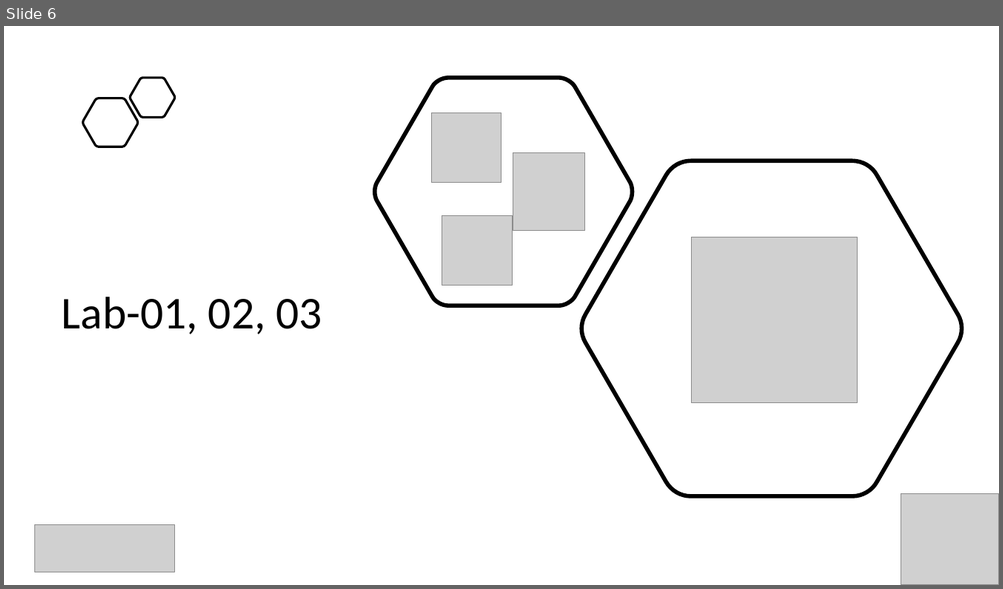
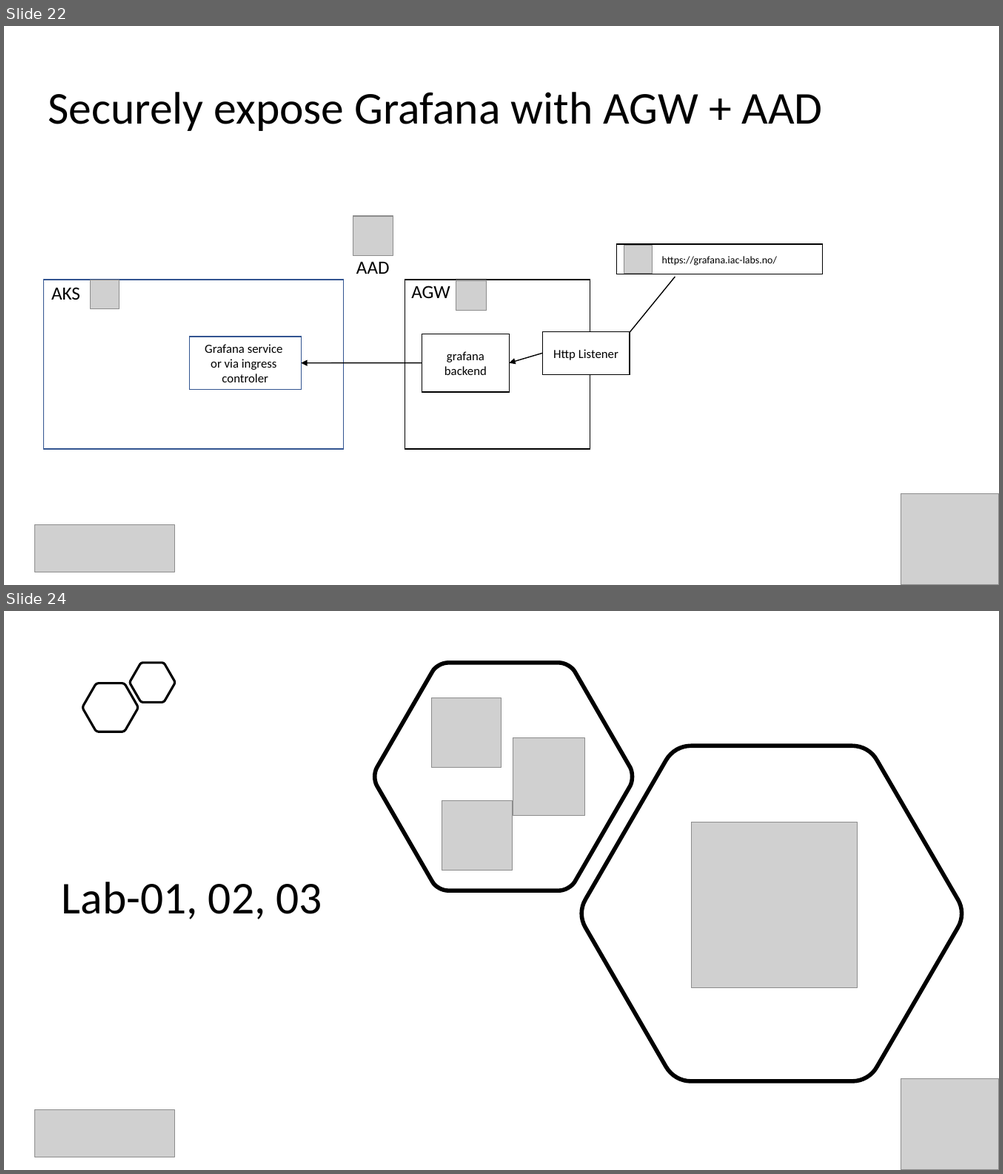
Before and after one commit to evgenyb/aks-workshops, a slide deck: 06-monitoring-options-in-aks/slides/monitoring-options-in-AKS.pptx. Shown one above the other, each under a label of ours: slide 6 before the commit, slides 22 and 24 after it; the slides between them are not shown. The pictures are 1003x589 and 1003x1174 pixels, drawn with LibreOffice and Linux fonts; fonts in the diff are those of the drawing; grey boxes stand for pictures. Boxes give left, top, right and bottom in pixels: in the first picture for what was removed or moved away, otherwise in the second. Text is boxed around its words. In the diff, an @@ line names an element or a change of style, - is before the commit and + after.

```diff
--- a/06-monitoring-options-in-aks/slides/monitoring-options-in-AKS.pptx
+++ b/06-monitoring-options-in-aks/slides/monitoring-options-in-AKS.pptx
@@ slide 22 added at [4, 26, 999, 585], background #FFFFFF @@
@@ title added at [48, 92, 822, 131], 44 pt, text #000000 @@
+Securely expose Grafana with AGW + AAD
@@ picture added at [353, 216, 393, 257] @@
@@ border callout added at [617, 244, 822, 275], fill #FFFFFF, outline #000000 1 pt, 10 pt, text #000000 @@
+https://grafana.iac-labs.no/
@@ picture added at [624, 246, 652, 275] @@
@@ text added at [356, 261, 390, 274], 18 pt, text #000000 @@
+AAD
@@ rectangle added at [43, 280, 344, 450], outline #325491 1 pt @@
@@ text added at [51, 287, 80, 300], 18 pt, text #000000 @@
+AKS
@@ picture added at [90, 280, 119, 309] @@
@@ rectangle added at [404, 280, 589, 450], fill #FFFFFF, outline #000000 1 pt @@
@@ text added at [411, 286, 450, 298], 18 pt, text #000000 @@
+AGW
@@ picture added at [456, 281, 486, 311] @@
@@ rectangle added at [422, 334, 509, 392], fill #FFFFFF, outline #000000 1 pt, 12 pt, text #000000 @@
+grafana
+backend
@@ rectangle added at [543, 332, 630, 375], fill #FFFFFF, outline #000000 1 pt, 12 pt, text #000000 @@
+Http Listener
@@ rectangle added at [189, 337, 301, 390], outline #325491 1 pt, 12 pt, text #000000 @@
+Grafana service
+or via ingress controler
@@ arrow added from (543, 354) to (509, 363), #000000 1 pt @@
@@ arrow added from (422, 363) to (301, 363), #000000 1 pt @@
@@ picture added at [901, 494, 999, 585] @@
@@ picture added at [34, 526, 175, 572] @@
@@ what was slide 6 is now slide 24 @@
```
Also in this commit, not shown: 1 slide changed, 18 other slides added, 1 slide removed, 5 other files.
